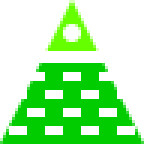
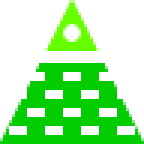
Two versions of the same layered image (144×144). Layer-by-layer changes:
added layer "Layer copy" above "Layer" over (x1=0, y1=0, x2=144, y2=144)
